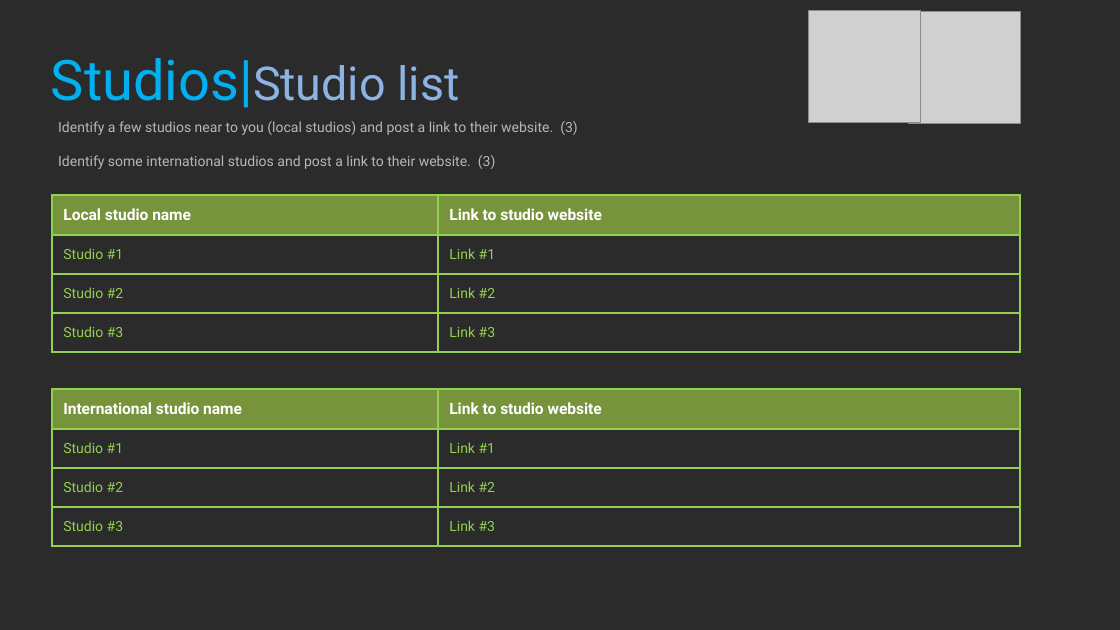
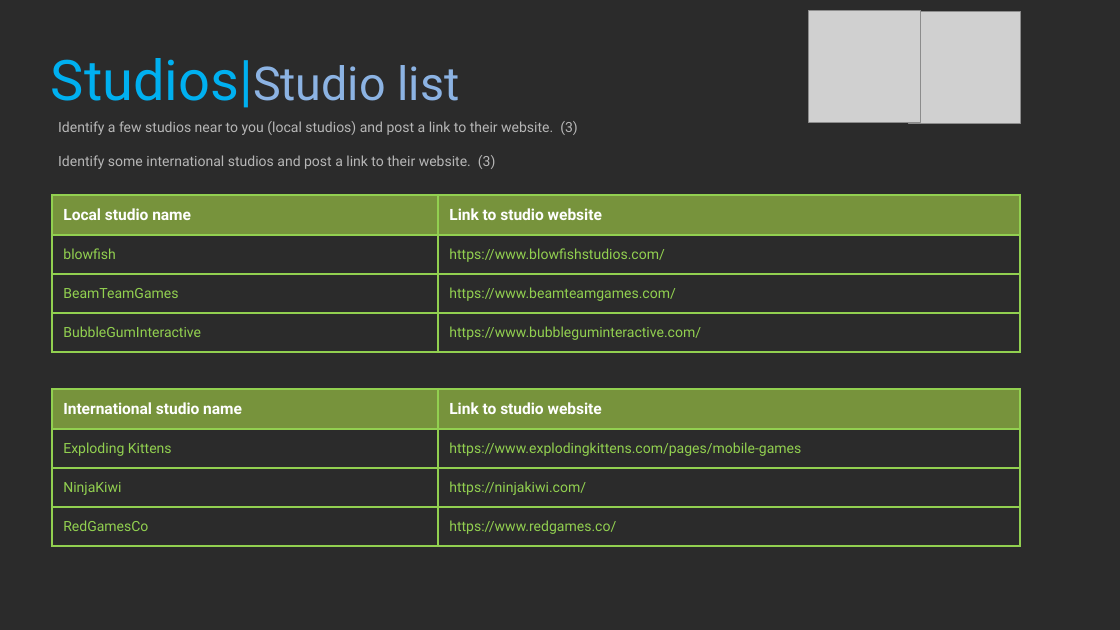
Before and after one commit to BenMate/ProfStudy1, a slide deck: slide 20 of 2021_Professional_Studies_1_YourName.pptx. Drawn at 1120x630 pixels with LibreOffice and Linux fonts; fonts in the diff are those of the drawing; grey boxes stand for pictures; background and template pictures are left out; a plain dark background stands for a picture behind light text. Boxes give left, top, right and bottom in pixels: in the first picture for what was removed or moved away, otherwise in the second. Text is boxed around its words. In the diff, an @@ line names an element or a change of style, - is before the commit and + after.

```diff
--- a/2021_Professional_Studies_1_YourName.pptx
+++ b/2021_Professional_Studies_1_YourName.pptx
@@ table at (53,195,1021,354) @@
-row 2, column 1: Studio #1
+row 2, column 1: blowfish
-row 2, column 2: Link #1
+row 2, column 2: https://www.blowfishstudios.com/
-row 3, column 1: Studio #2
+row 3, column 1: BeamTeamGames
-row 3, column 2: Link #2
+row 3, column 2: https://www.beamteamgames.com/
-row 4, column 1: Studio #3
+row 4, column 1: BubbleGumInteractive
-row 4, column 2: Link #3
+row 4, column 2: https://www.bubbleguminteractive.com/
@@ table at (53,389,1021,548) @@
-row 2, column 1: Studio #1
+row 2, column 1: Exploding Kittens
-row 2, column 2: Link #1
+row 2, column 2: https://www.explodingkittens.com/pages/mobile-games
-row 3, column 1: Studio #2
+row 3, column 1: NinjaKiwi
-row 3, column 2: Link #2
+row 3, column 2: https://ninjakiwi.com/
-row 4, column 1: Studio #3
+row 4, column 1: RedGamesCo
-row 4, column 2: Link #3
+row 4, column 2: https://www.redgames.co/
```
Also in this commit, not shown: 26 other slides changed, 6 other files.
